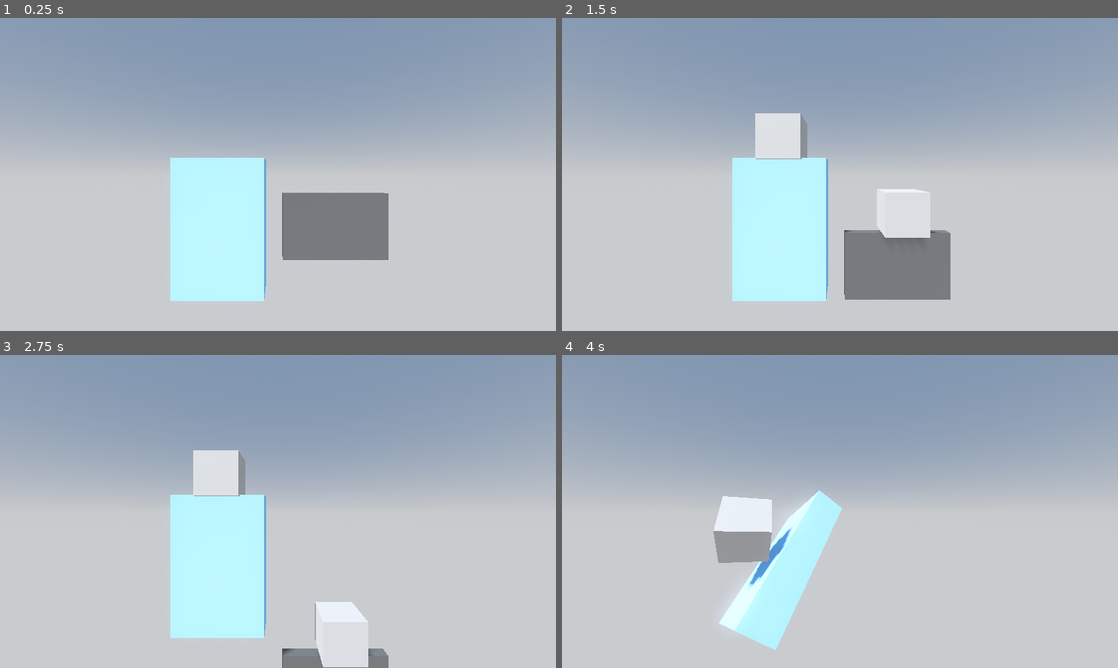
Above: before the commit, frames 1-4 (two rows, left to right).
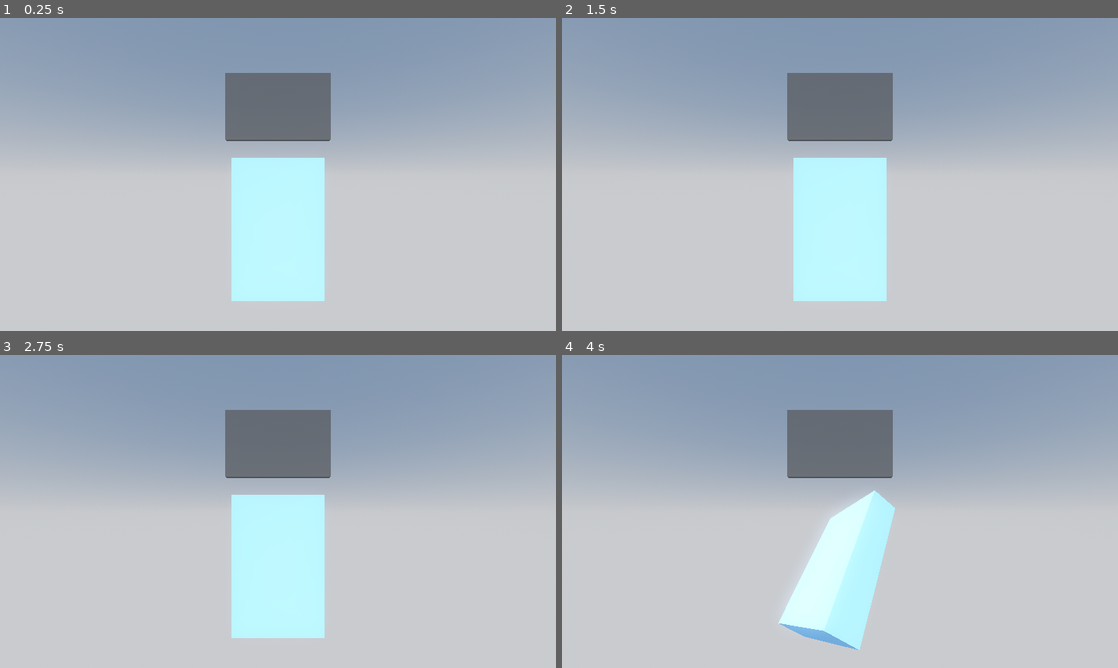
Above: after the commit, the same moments.

Repository: LyciaStenson/CompactCassette
Game: Godot game, scene res://Scenes/Main.tscn
The game is run twice, just before and just after one commit, with the same random seed, the same clock (stepped at 60 frames per second) and the same inputs.
Inputs (mouse positions are in pixels of both pictures, inside the frame that each line leads up to):
- Up to frame 1 (0.25 s): no input
- Up to frame 2 (1.5 s): tap Enter at 0.5 s; move the mouse to (962, 158) at 0.52 s; click (962, 158) at 0.6 s; right-click (962, 158) at 0.8 s; drag from (728, 190) to (812, 237) at 1.27 s
- Up to frame 3 (2.75 s): move the mouse to (333, 442) at 2.02 s; hold Mouse wheel up (ZoomIn, bound only after the commit) from 2.03 s (still down); click (333, 442) at 2.17 s; tap Mouse wheel down (ZoomOut, bound only after the commit) at 2.3 s
- Up to frame 4 (4 s): release Mouse wheel up (ZoomIn, bound only after the commit) at 2.75 s; drag from (812, 574) to (673, 464) at 2.77 s; move the mouse to (1006, 558) at 3.52 s; click (1006, 558) at 3.6 s; right-click (1006, 558) at 3.8 s

The runs differ from the first frame. In frame 1, 17% of the frame differs, in the area x 30-70%, y 17-91%; in frame 2, 18%; in frame 3, 16%; in frame 4, 16%.

Commit message:
Reworking grabbable system

Diff:
--- a/Scenes/Main.tscn
+++ b/Scenes/Main.tscn
@@ -16,19 +16,12 @@
 tonemap_mode = 2
 glow_enabled = true
 
-[sub_resource type="BoxMesh" id="BoxMesh_o207a"]
-size = Vector3(0.4, 0.4, 0.4)
-
-[sub_resource type="BoxShape3D" id="BoxShape3D_fkhhd"]
-size = Vector3(0.4, 0.4, 0.4)
-
 [node name="Main" type="Node3D"]
 
 [node name="CassettePlayer" parent="." instance=ExtResource("1_26e47")]
-transform = Transform3D(1, 0, 0, 0, 1, 0, 0, 0, 1, -0.55, 0, 0)
 
 [node name="CassetteTape" parent="." node_paths=PackedStringArray("camera") instance=ExtResource("2_unspv")]
-transform = Transform3D(1, 0, 0, 0, 1, 0, 0, 0, 1, 0.55, 0, 0)
+transform = Transform3D(1, 0, 0, 0, 1, 0, 0, 0, 1, 0, 1.15, 0)
 camera = NodePath("../Camera")
 
 [node name="Camera" type="Camera3D" parent="."]
@@ -41,21 +34,3 @@
 
 [node name="WorldEnvironment" type="WorldEnvironment" parent="."]
 environment = SubResource("Environment_voxt8")
-
-[node name="RigidBody" type="RigidBody3D" parent="."]
-transform = Transform3D(1, 0, 0, 0, 1, 0, 0, 0, 1, -0.55, 5, 0)
-
-[node name="MeshInstance" type="MeshInstance3D" parent="RigidBody"]
-mesh = SubResource("BoxMesh_o207a")
-
-[node name="CollisionShape" type="CollisionShape3D" parent="RigidBody"]
-shape = SubResource("BoxShape3D_fkhhd")
-
-[node name="RigidBody2" type="RigidBody3D" parent="."]
-transform = Transform3D(1, 0, 0, 0, 1, 0, 0, 0, 1, 0.6, 5, 0)
-
-[node name="MeshInstance" type="MeshInstance3D" parent="RigidBody2"]
-mesh = SubResource("BoxMesh_o207a")
-
-[node name="CollisionShape" type="CollisionShape3D" parent="RigidBody2"]
-shape = SubResource("BoxShape3D_fkhhd")
--- a/Scripts/CassettePlayer.gd
+++ b/Scripts/CassettePlayer.gd
@@ -19,5 +19,5 @@
 		speed.x = 0.0
 		speed.y = 0.0
 
-func grabbed(relative : Vector2) -> void:
+func drag(relative : Vector2) -> void:
 	speed += relative * 0.01
--- a/Scripts/CassetteTape.gd
+++ b/Scripts/CassetteTape.gd
@@ -2,20 +2,27 @@
 
 @export var camera : Camera3D
 
-func grabbed(relative : Vector2) -> void:
+func drag(relative : Vector2) -> void:
 	velocity = Vector3(relative.x * 0.3, -relative.y * 0.3, 0.0)
 
-func zoom():
-	var test : Vector3 = (global_position - camera.global_position).normalized()
-	velocity += test
+func zoom_in():
+	var zoom : Vector3 = 1.3 * (global_position - camera.global_position).normalized()
+	velocity += zoom
+	#print("zoom")
+
+func zoom_out():
+	var zoom : Vector3 = 1.3 * (global_position - camera.global_position).normalized()
+	velocity -= zoom
 
 func _physics_process(delta : float) -> void:
-	if abs(velocity.x) > 0.05 or abs(velocity.y) > 0.05:
+	if abs(velocity.x) > 0.05 or abs(velocity.y) > 0.05 or abs(velocity.z) > 0.05:
 		#position += Vector3(speed.x * delta, -speed.y * delta, 0.0)
 		velocity.x *= 0.9
 		velocity.y *= 0.9
+		velocity.z *= 0.9
 	else:
 		velocity.x = 0.0
 		velocity.y = 0.0
+		velocity.z = 0.0
 
 	move_and_slide()
--- a/Scripts/Grabbable.gd
+++ /dev/null
@@ -1,5 +0,0 @@
-extends RigidBody3D
-class_name Grabbable
-
-func grabbed(relative : Vector2) -> void:
-	pass
--- a/Scripts/Player.gd
+++ b/Scripts/Player.gd
@@ -3,20 +3,33 @@
 var grabbed : Node3D
 var try_grab : bool = false
 
+var dragging : bool = false
+var rotating : bool = false
+
 func _input(event : InputEvent) -> void:
-	if event is InputEventMouseButton:
+	if event.is_action("Drag") or event.is_action("Rotate"):
 		if event.is_pressed():
 			try_grab = true
-		elif event.is_released():
+		else:
 			grabbed = null
-	if event is InputEventMouseMotion and grabbed:
-		grabbed.grabbed(event.relative)
+	if grabbed:
+		if event is InputEventMouseMotion:
+			grabbed.drag(event.relative)
+		if event.is_action_pressed("ZoomIn") and grabbed:
+			grabbed.zoom_in()
+		elif event.is_action_pressed("ZoomOut") and grabbed:
+			grabbed.zoom_out()
 
-func zoom():
+func zoom_in():
+	if grabbed:
+		grabbed.zoom()
+
+func zoom_out():
 	if grabbed:
 		grabbed.zoom()
 
 func _physics_process(delta : float) -> void:
+	print(grabbed)
 	if try_grab:
 		var space_state = get_world_3d().direct_space_state
 
--- a/project.godot
+++ b/project.godot
@@ -19,3 +19,26 @@
 
 window/size/viewport_width=1280
 window/size/viewport_height=720
+
+[input]
+
+Drag={
+"deadzone": 0.5,
+"events": [Object(InputEventMouseButton,"resource_local_to_scene":false,"resource_name":"","device":-1,"window_id":0,"alt_pressed":false,"shift_pressed":false,"ctrl_pressed":false,"meta_pressed":false,"button_mask":1,"position":Vector2(72, 10),"global_position":Vector2(76, 44),"factor":1.0,"button_index":1,"canceled":false,"pressed":true,"double_click":false,"script":null)
+]
+}
+Rotate={
+"deadzone": 0.5,
+"events": [Object(InputEventMouseButton,"resource_local_to_scene":false,"resource_name":"","device":-1,"window_id":0,"alt_pressed":false,"shift_pressed":false,"ctrl_pressed":false,"meta_pressed":false,"button_mask":2,"position":Vector2(61, 20),"global_position":Vector2(65, 54),"factor":1.0,"button_index":2,"canceled":false,"pressed":true,"double_click":false,"script":null)
+]
+}
+ZoomIn={
+"deadzone": 0.5,
+"events": [Object(InputEventMouseButton,"resource_local_to_scene":false,"resource_name":"","device":-1,"window_id":0,"alt_pressed":false,"shift_pressed":false,"ctrl_pressed":false,"meta_pressed":false,"button_mask":0,"position":Vector2(0, 0),"global_position":Vector2(0, 0),"factor":1.0,"button_index":4,"canceled":false,"pressed":false,"double_click":false,"script":null)
+]
+}
+ZoomOut={
+"deadzone": 0.5,
+"events": [Object(InputEventMouseButton,"resource_local_to_scene":false,"resource_name":"","device":-1,"window_id":0,"alt_pressed":false,"shift_pressed":false,"ctrl_pressed":false,"meta_pressed":false,"button_mask":0,"position":Vector2(0, 0),"global_position":Vector2(0, 0),"factor":1.0,"button_index":5,"canceled":false,"pressed":false,"double_click":false,"script":null)
+]
+}
Not shown: 1 places in Scenes/Main.tscn that only renumber resources
Not shown, added: icon.svg.import
Not shown, added: Models/CassettePlayer.blend
Not shown, added: Models/CassettePlayer.blend1
